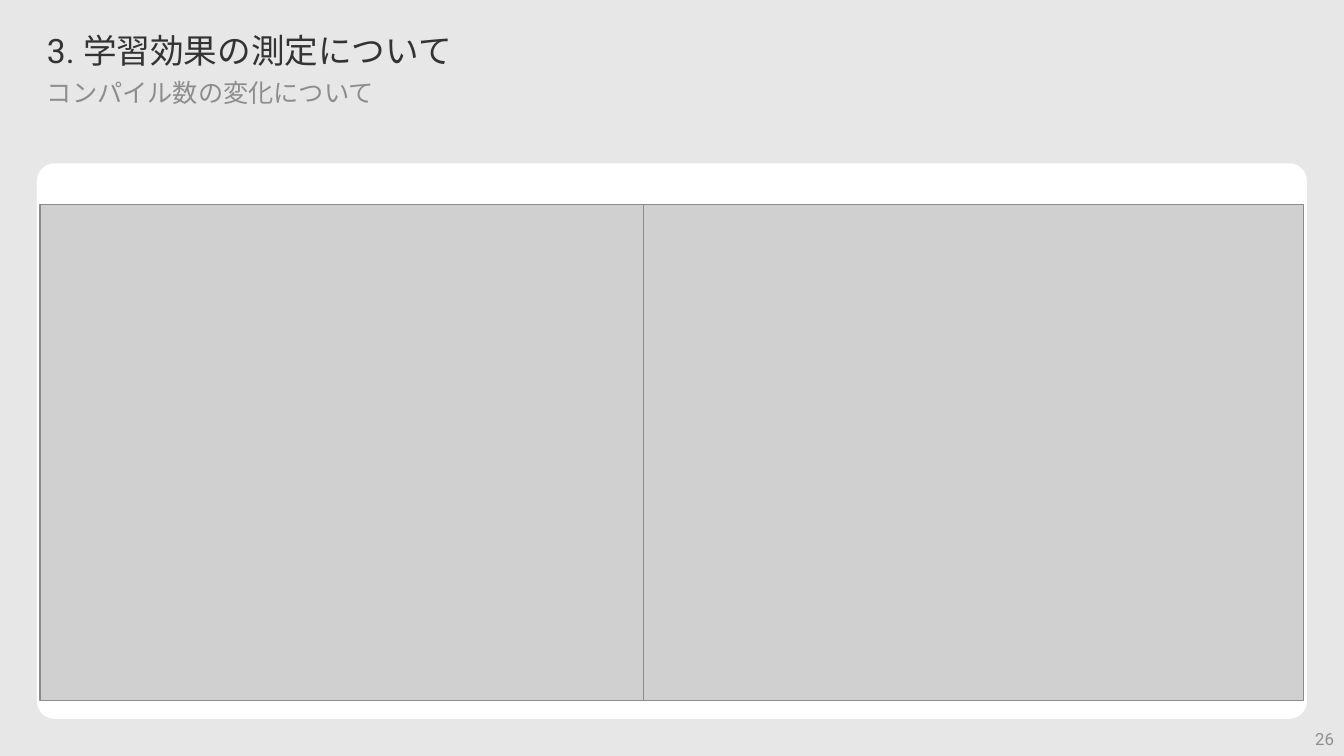
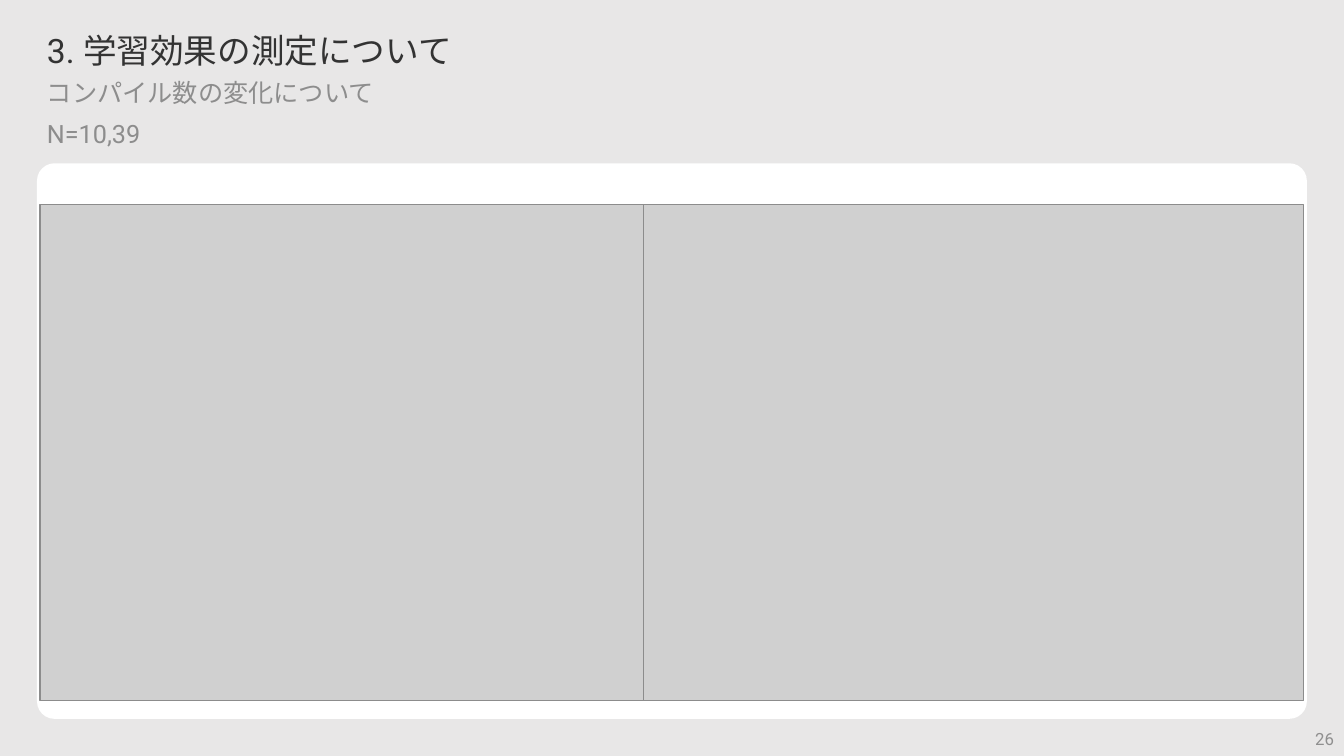
Before and after one commit to kobakazu0429/knct-thesis, a slide deck: slide 26 of S2特別研究/slide.pptx. Drawn at 1344x756 pixels with LibreOffice and Linux fonts; fonts in the diff are those of the drawing; grey boxes stand for pictures. Boxes give left, top, right and bottom in pixels: in the first picture for what was removed or moved away, otherwise in the second. Text is boxed around its words. In the diff, an @@ line names an element or a change of style, - is before the commit and + after.

```diff
--- a/S2特別研究/slide.pptx
+++ b/S2特別研究/slide.pptx
@@ text at (x1=47, y1=125, x2=140, y2=146): paragraph added @@
+N=10,39
```
Also in this commit, not shown: 3 other slides changed, 7 other files.
